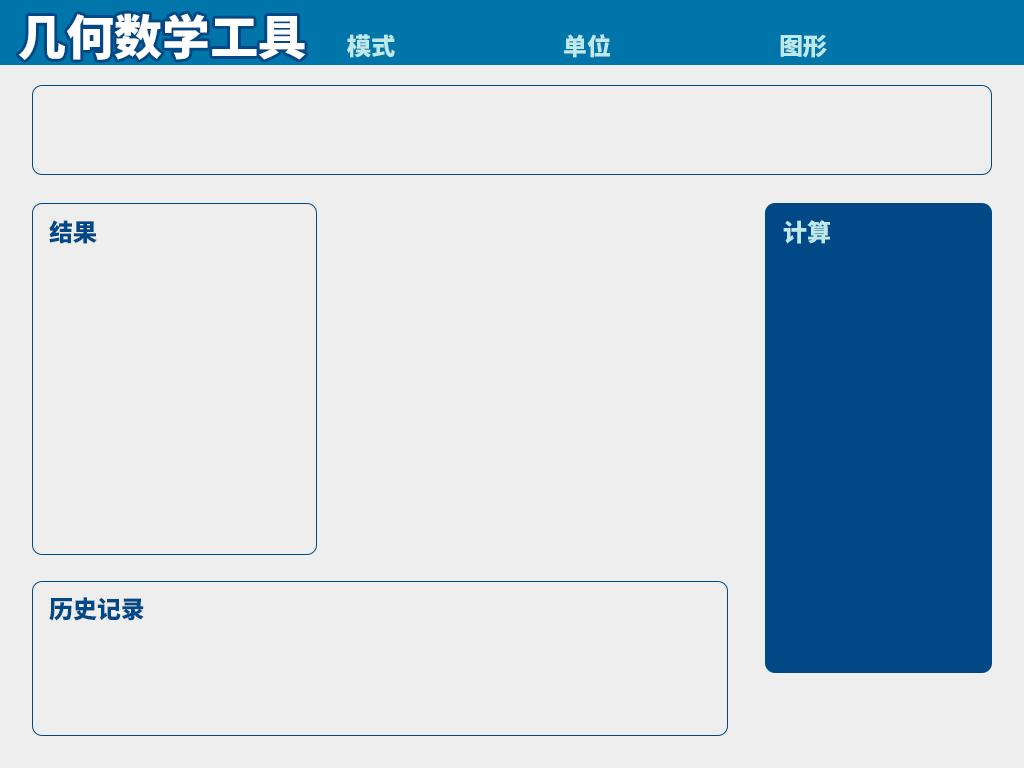
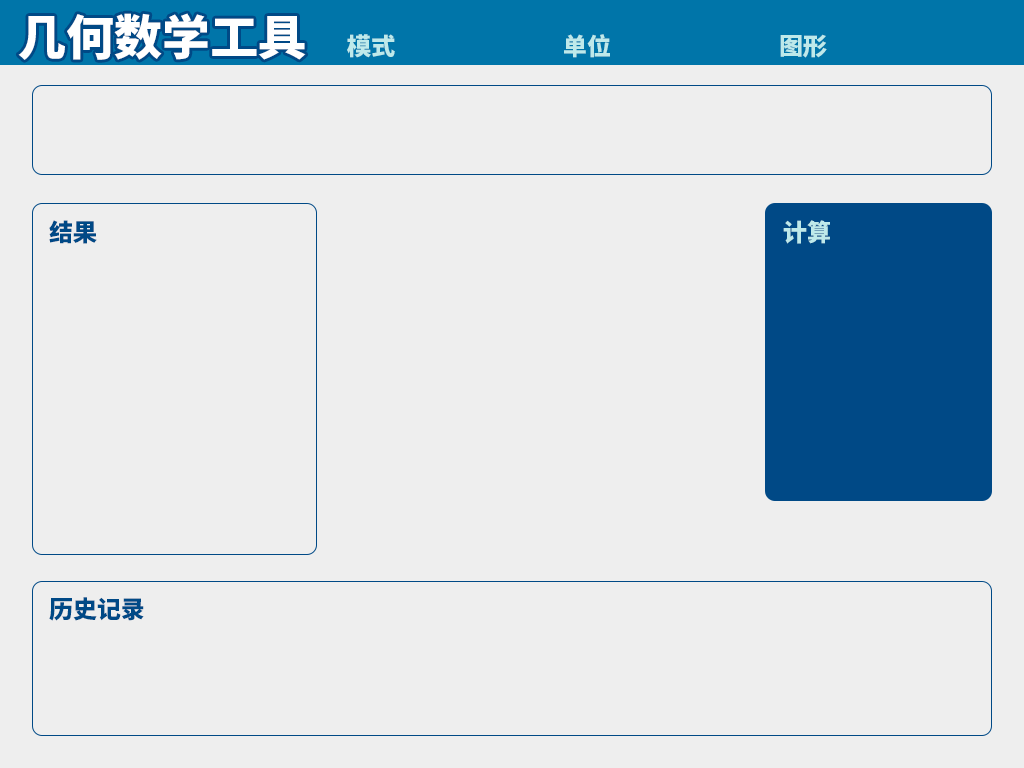
Two versions of the same layered image (1024×768). Layer-by-layer changes:
painted on "圆角矩形 4" over (x1=765, y1=491, x2=992, y2=673)
painted on "圆角矩形 3" over (x1=718, y1=581, x2=992, y2=736)
